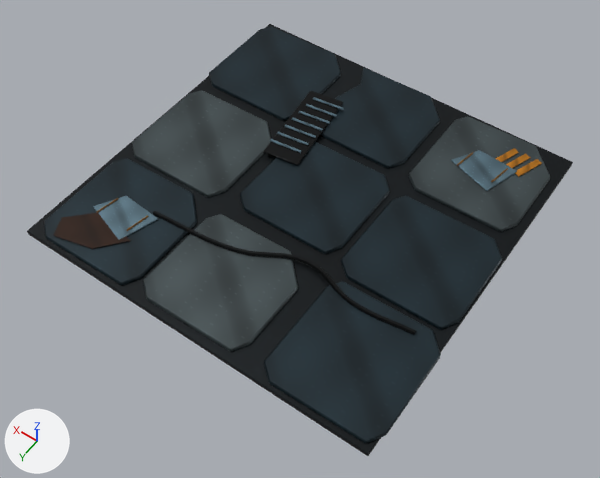
Two versions of the Blender file art/concept-fidelity-v2/Deck_V2_0.blend, one commit apart.
Rendered twice from a 50 mm camera at (-4.76, 6.91, 9.65) aimed at (-0.2, 0.52, -0.39). Lighting does not change. The marker at lower left points along +X, +Y and +Z. The first picture is the older version.

The scene before the commit, as lines of its bpy script (objects in view):
```python
me_base_structural_deck = bpy.data.meshes.new('Base structural deck')
me_base_structural_deck.from_pydata(...)  # 1006 vertices, 1888 faces; spans x -3.05..3.01, y -3.0..3.0, z -0.08..0.13
me_base_structural_deck.materials.append(mat_fidelity_industrialatlas)
ob_deck_v2_0 = bpy.data.objects.new('Deck_V2_0', me_base_structural_deck)
ob_deck_v2_0.location = (0.0, 0.0, 0.0)
```
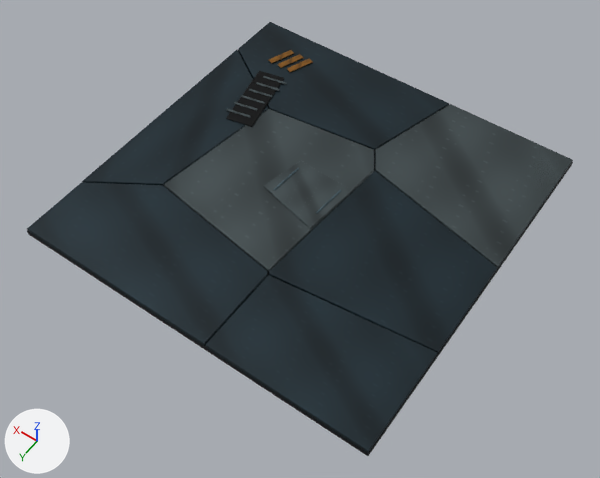
Changed parts and their boxes [x1, y1, x2, y2] in the pictures (600 x 478 px; the box of a moved part takes in the faces that stretch with it):
'Deck_V2_0', reshaped: before [27, 24, 573, 456]; after [27, 22, 573, 456]
part 1 of me_base_structural_deck, moved or reshaped: before [457, 152, 474, 166]; after [316, 190, 341, 213]
part 2 of me_base_structural_deck, moved or reshaped: before [126, 215, 148, 231]; after [274, 167, 299, 190]
part 3 of me_base_structural_deck, moved or reshaped: before [263, 91, 343, 165]; after [226, 71, 284, 127]
part 4 of me_base_structural_deck, moved or reshaped: before [313, 97, 344, 110]; after [263, 76, 286, 84]
part 5 of me_base_structural_deck, moved or reshaped: before [306, 104, 337, 117]; after [256, 82, 280, 91]
part 6 of me_base_structural_deck, moved or reshaped: before [299, 111, 330, 124]; after [249, 89, 272, 97]
part 7 of me_base_structural_deck, moved or reshaped: before [291, 118, 323, 131]; after [241, 95, 265, 104]
part 8 of me_base_structural_deck, moved or reshaped: before [284, 124, 316, 138]; after [234, 102, 258, 111]
part 9 of me_base_structural_deck, moved or reshaped: before [277, 132, 309, 145]; after [226, 109, 250, 118]
part 10 of me_base_structural_deck, rebuilt (41% wider, 37% taller): before [341, 196, 502, 329]; after [269, 171, 497, 353]
part 11 of me_base_structural_deck, rebuilt (30% wider, 10% taller): before [264, 281, 441, 443]; after [206, 275, 437, 453]
part 12 of me_base_structural_deck, rebuilt (40% wider, 41% taller): before [409, 116, 550, 232]; after [375, 104, 573, 268]
part 13 of me_base_structural_deck, rebuilt: before [320, 68, 440, 168]; after [238, 22, 449, 151]
part 14 of me_base_structural_deck, rebuilt (40% wider, 45% taller): before [240, 142, 390, 254]; after [164, 109, 374, 272]
part 15 of me_base_structural_deck, rebuilt (55% wider, 19% taller): before [143, 214, 298, 352]; after [27, 182, 268, 346]
part 16 of me_base_structural_deck, rebuilt (34% wider, 27% taller): before [132, 90, 271, 197]; after [82, 50, 268, 186]
part 17 of me_base_structural_deck, added: after [264, 160, 353, 228]
part 18 of me_base_structural_deck, deleted (blue): before [44, 139, 542, 335]
part 19 of me_base_structural_deck, moved or reshaped: before [209, 27, 341, 121]; after [268, 50, 313, 72]

The change, as a list of edits to the scene's bpy script:
```text
Change me_base_structural_deck:
    remove me_base_structural_deck.from_pydata(...)  # 1006 vertices, 1888 faces; spans x -3.05..3.01, y -3.0..3.0, z -0.08..0.13
    add me_base_structural_deck.from_pydata(...)  # 516 vertices, 948 faces; spans x -3.0..3.0, y -3.0..3.0, z -0.08..0.11
    me_base_structural_deck part 1: the loose piece of 36 vertices spanning x -1.65..-1.56, y -2.18..-1.78, z 0.09..0.11 is scaled about its middle by (0.593, 1.52, 1), then moved by (1.25, 1.98, 0.0)
    me_base_structural_deck part 2: the loose piece of 36 vertices spanning x 1.66..1.75, y 1.79..2.19, z 0.09..0.11 is scaled about its middle by (0.593, 1.52, 1), then moved by (-1.27, -1.99, 0.0)
    me_base_structural_deck part 3: the loose piece of 24 vertices spanning x 0.46..1.28, y -1.94..-0.26, z 0.09..0.11 is turned 4.6 degrees about the z axis through its middle and scaled by 0.792, then moved by (1.07, -0.1, -0.02)
    me_base_structural_deck part 4: the loose piece of 24 vertices spanning x 0.57..1.13, y -1.81..-1.69, z 0.11..0.13 is scaled about its middle by (0.757, 1.19, 0.425), then moved by (1.09, 0.02, -0.03)
    me_base_structural_deck part 5: the loose piece of 24 vertices spanning x 0.57..1.13, y -1.61..-1.49, z 0.11..0.13 is scaled about its middle by (0.757, 1.19, 0.425), then moved by (1.09, 0.02, -0.03)
    me_base_structural_deck part 6: the loose piece of 24 vertices spanning x 0.57..1.13, y -1.41..-1.29, z 0.11..0.13 is scaled about its middle by (0.757, 1.19, 0.425), then moved by (1.09, 0.02, -0.03)
    me_base_structural_deck part 7: the loose piece of 24 vertices spanning x 0.57..1.13, y -1.21..-1.09, z 0.11..0.13 is scaled about its middle by (0.757, 1.19, 0.425), then moved by (1.09, 0.02, -0.03)
    me_base_structural_deck part 8: the loose piece of 24 vertices spanning x 0.57..1.13, y -1.01..-0.89, z 0.11..0.13 is scaled about its middle by (0.757, 1.19, 0.425), then moved by (1.09, 0.02, -0.03)
    me_base_structural_deck part 9: the loose piece of 24 vertices spanning x 0.57..1.13, y -0.81..-0.69, z 0.11..0.13 is scaled about its middle by (0.757, 1.19, 0.425), then moved by (1.09, 0.02, -0.03)
    me_base_structural_deck part 10: the loose piece of 46 vertices spanning x -2.98..-1.09, y -0.86..0.97, z -0.01..0.06 is rebuilt with 30 vertices and now spans x -2.99..-0.39, y -0.97..1.58, z -0.01..0.06
    me_base_structural_deck part 11: the loose piece of 46 vertices spanning x -3.05..-1.2, y 1.02..2.94, z -0.01..0.06 is rebuilt with 24 vertices and now spans x -2.99..-0.42, y 1.3..2.99, z -0.01..0.06
    me_base_structural_deck part 12: the loose piece of 46 vertices spanning x -2.86..-1.03, y -2.94..-1.03, z -0.01..0.06 is rebuilt with 30 vertices and now spans x -2.99..-0.33, y -2.99..-0.43, z -0.01..0.06
    me_base_structural_deck part 13: the loose piece of 46 vertices spanning x -0.84..1.04, y -2.97..-1.15, z -0.01..0.06 is rebuilt with 30 vertices and now spans x -0.77..2.99, y -2.99..-1.15, z -0.01..0.06
    me_base_structural_deck part 14: the loose piece of 46 vertices spanning x -0.98..0.86, y -1.0..0.82, z -0.01..0.06 is rebuilt with 30 vertices and now spans x -0.55..1.92, y -1.35..1.53, z -0.01..0.06
    me_base_structural_deck part 15: the loose piece of 46 vertices spanning x -0.88..0.97, y 1.06..2.89, z -0.01..0.06 is rebuilt with 36 vertices and now spans x -0.4..2.99, y 1.18..2.99, z -0.01..0.06
    me_base_structural_deck part 16: the loose piece of 46 vertices spanning x 1.09..2.95, y -0.88..0.97, z -0.01..0.06 is rebuilt with 24 vertices and now spans x 1.63..3.0, y -2.03..1.84, z -0.01..0.06
    me_base_structural_deck part 17: a new loose piece of 24 vertices spanning x -0.53..0.64, y -0.46..0.57, z 0.07..0.09, in mat_fidelity_industrialatlas
    me_base_structural_deck part 18: 11 loose pieces with 374 vertices, spanning x -2.63..2.9, y -2.65..2.94, z -0.01..0.13, are deleted
    me_base_structural_deck part 19: 46 vertices removed from x 1.13..3.01, y -2.94..-1.06, z -0.01..0.06; 24 vertices added at x 1.69..2.35, y -2.54..-2.06, z 0.08..0.09
```
